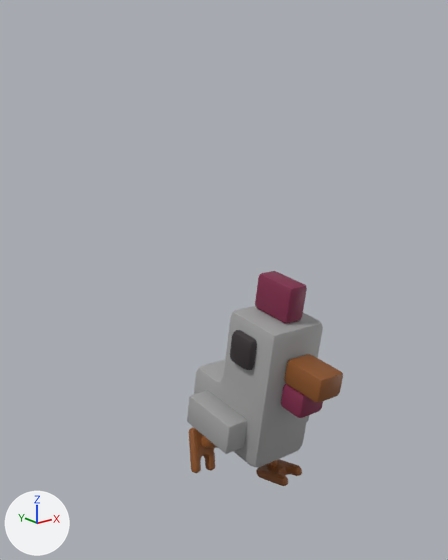
One commit to the OBJ model DirectXGame/Resources/player/player.obj: the scene before it, then after it.
Before and after are seen from a camera (50 mm lens) standing at (-2.02, -2.29, 2.19) and looking at (-0.16, 0.03, 1.26). The axes (+X, +Y, +Z) are drawn at lower left. The lights are the same throughout. Where no turn or scale is listed for an object, it has been applied to the vertices. Vertices at the same position are counted once.

Objects in the first picture: 'Chicken_Cube.054'.
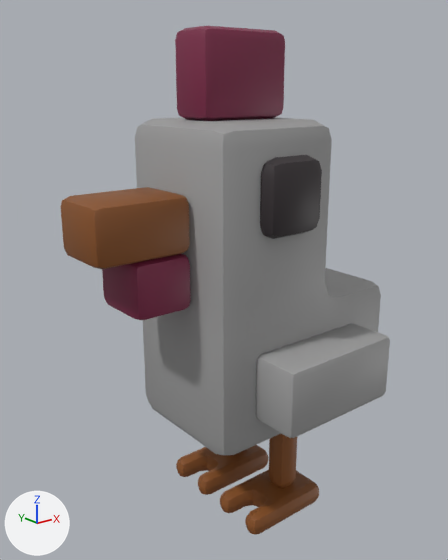
Pixel boxes [x1, y1, x2, y2] of what changed, in the pictures (448 x 560 px; the box of a moved part takes in the faces that stretch with it):
'Chicken_Cube.054', reshaped (110% wider, 136% taller): before [187, 271, 343, 486]; after [61, 26, 390, 534]
part 1 of me_chicken_cube_054, moved or reshaped: before [266, 460, 278, 468]; after [269, 434, 297, 488]
part 2 of me_chicken_cube_054, moved or reshaped: before [256, 459, 302, 486]; after [220, 470, 319, 534]
part 3 of me_chicken_cube_054, moved or reshaped (not visible afterwards): before [201, 436, 218, 448]
part 4 of me_chicken_cube_054, moved or reshaped: before [189, 427, 215, 473]; after [176, 445, 268, 495]
part 5 of me_chicken_cube_054, moved or reshaped (not visible before): after [260, 155, 322, 239]
part 6 of me_chicken_cube_054, moved or reshaped (not visible afterwards): before [230, 330, 257, 370]
part 7 of me_chicken_cube_054, moved or reshaped: before [255, 271, 307, 323]; after [175, 26, 285, 121]
part 8 of me_chicken_cube_054, moved or reshaped: before [284, 354, 343, 402]; after [61, 187, 190, 269]
part 9 of me_chicken_cube_054, moved or reshaped: before [281, 384, 323, 418]; after [102, 254, 191, 320]
part 10 of me_chicken_cube_054, moved or reshaped (not visible before): after [256, 323, 390, 438]
part 11 of me_chicken_cube_054, moved or reshaped (not visible afterwards): before [187, 391, 247, 454]
part 12 of me_chicken_cube_054, moved or reshaped: before [194, 306, 323, 467]; after [135, 117, 381, 455]

The change, as a list of edits to the scene's bpy script:
```text
Change me_chicken_cube_054:
    where me_chicken_cube_054.from_pydata(...)  # 1056 vertices, 1032 faces; spans x -0.299..0.32, y -0.545..0.33, z 0.018..1.291
    used by ob_chicken_cube_054; location = (0.0, 0.0, 0.0)
    me_chicken_cube_054 part 1: the loose piece of 80 vertices spanning x 0.068..0.173, y -0.067..0.071, z 0.089..0.382 is multiplied about its middle by the matrix ((0.084, 1.882, -0.54), (-1.933, -0.007, -0.323), (-0.312, 0.547, 1.856)), then moved by (-0.063, -0.208, 0.165)
    me_chicken_cube_054 part 2: the loose piece of 200 vertices spanning x 0.062..0.229, y -0.212..0.036, z 0.018..0.151 is multiplied about its middle by the matrix ((0.084, 1.882, -0.54), (-1.933, -0.007, -0.323), (-0.312, 0.547, 1.856)), then moved by (-0.176, -0.117, -0.021)
    me_chicken_cube_054 part 3: the loose piece of 80 vertices spanning x -0.163..-0.069, y -0.024..0.26, z 0.2..0.37 is multiplied about its middle by the matrix ((0.463, 0.821, 1.719), (-1.893, 0.007, 0.507), (0.206, -1.78, 0.794)), then moved by (0.173, 0.087, 0.115)
    me_chicken_cube_054 part 4: the loose piece of 200 vertices spanning x -0.246..-0.043, y 0.184..0.327, z 0.047..0.306 is multiplied about its middle by the matrix ((0.463, 0.821, 1.719), (-1.893, 0.007, 0.507), (0.206, -1.78, 0.794)), then moved by (0.114, -0.05, -0.113)
    me_chicken_cube_054 part 5: the loose piece of 44 vertices spanning x 0.194..0.269, y -0.21..-0.036, z 0.822..1.007 is multiplied about its middle by the matrix ((-0.002, 1.951, 0.19), (-1.957, -0.013, 0.115), (0.116, -0.19, 1.947)), then moved by (-0.355, -0.257, 0.82)
    me_chicken_cube_054 part 6: the loose piece of 44 vertices spanning x -0.197..-0.122, y -0.213..-0.038, z 0.844..1.029 is multiplied about its middle by the matrix ((-0.002, 1.951, 0.19), (-1.957, -0.013, 0.115), (0.116, -0.19, 1.947)), then moved by (0.036, 0.512, 0.796)
    me_chicken_cube_054 part 7: the loose piece of 56 vertices spanning x -0.016..0.118, y -0.287..-0.027, z 1.072..1.291 is multiplied about its middle by the matrix ((-0.002, 1.951, 0.19), (-1.957, -0.013, 0.115), (0.116, -0.19, 1.947)), then moved by (-0.191, 0.162, 1.057)
    me_chicken_cube_054 part 8: the loose piece of 56 vertices spanning x -0.054..0.121, y -0.545..-0.296, z 0.76..0.92 is multiplied about its middle by the matrix ((-0.002, 1.951, 0.19), (-1.957, -0.013, 0.115), (0.116, -0.19, 1.947)), then moved by (-0.751, 0.424, 0.782)
    me_chicken_cube_054 part 9: the loose piece of 56 vertices spanning x -0.062..0.113, y -0.443..-0.284, z 0.636..0.787 is multiplied about its middle by the matrix ((-0.002, 1.951, 0.19), (-1.957, -0.013, 0.115), (0.116, -0.19, 1.947)), then moved by (-0.656, 0.366, 0.65)
    me_chicken_cube_054 part 10: the loose piece of 56 vertices spanning x 0.177..0.32, y -0.169..0.194, z 0.373..0.579 is multiplied about its middle by the matrix ((-0.002, 1.951, 0.19), (-1.957, -0.013, 0.115), (0.116, -0.19, 1.947)), then moved by (-0.192, -0.478, 0.381)
    me_chicken_cube_054 part 11: the loose piece of 56 vertices spanning x -0.299..-0.156, y -0.172..0.191, z 0.4..0.606 is multiplied about its middle by the matrix ((-0.002, 1.951, 0.19), (-1.957, -0.013, 0.115), (0.116, -0.19, 1.947)), then moved by (0.284, 0.459, 0.352)
    me_chicken_cube_054 part 12: the loose piece of 128 vertices spanning x -0.182..0.228, y -0.319..0.33, z 0.285..1.104 is multiplied about its middle by the matrix ((-0.002, 1.948, 0.19), (-1.954, -0.013, 0.115), (0.116, -0.19, 1.945)), then moved by (0.062, -0.005, 0.563)
```
